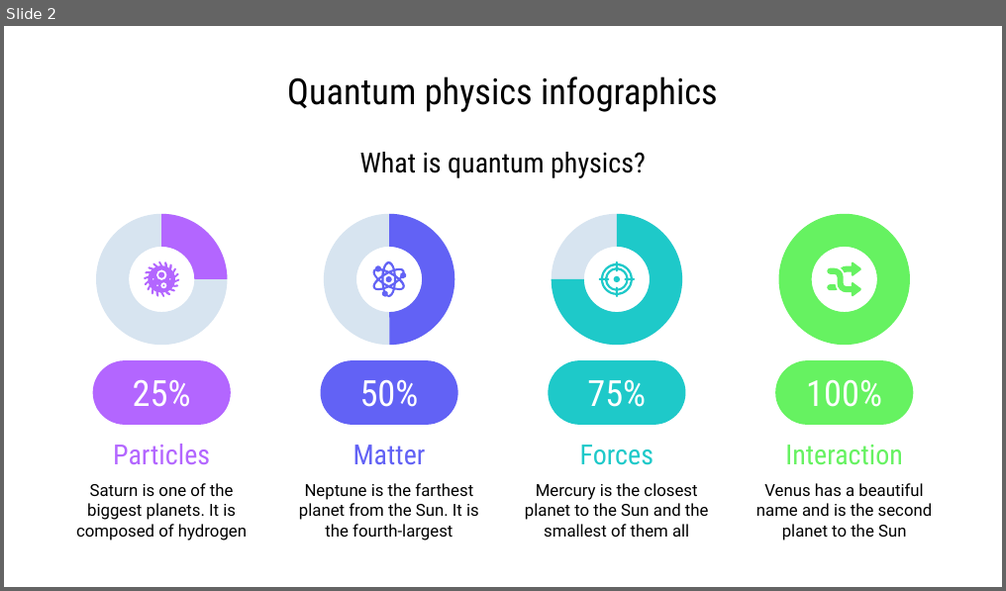
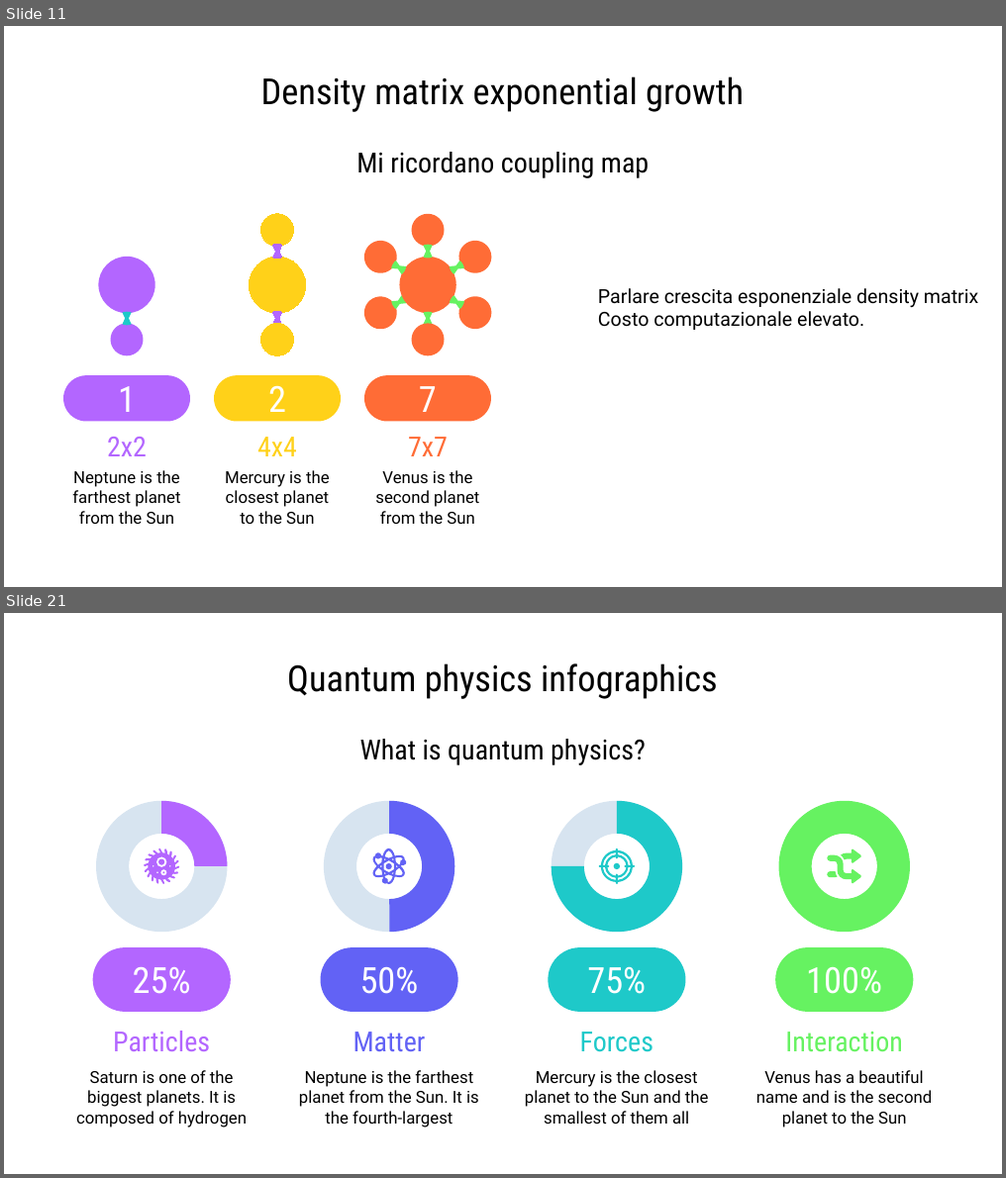
Before and after one commit to Moriarty2002/quantum-information, a slide deck: docs/elaborato.pptx. Shown one above the other, each under a label of ours: slide 2 before the commit, slides 11 and 21 after it; the slides between them are not shown. The pictures are 1006x591 and 1006x1178 pixels, drawn with LibreOffice and Linux fonts; fonts in the diff are those of the drawing. Boxes give left, top, right and bottom in pixels: in the first picture for what was removed or moved away, otherwise in the second. Text is boxed around its words. In the diff, an @@ line names an element or a change of style, - is before the commit and + after.

```diff
--- a/docs/elaborato.pptx
+++ b/docs/elaborato.pptx
@@ slide 11 added at [4,26,1002,587], background #FFFFFF @@
@@ title added at [261,76,744,112], 26 pt, text #000000 @@
+Density matrix exponential growth
@@ text added at [356,152,648,178], 20 pt, text #000000 @@
+Mi ricordano coupling map
@@ freeform shape added at [99,257,155,313], fill #B366FF @@
@@ text added at [598,288,978,330], 14 pt, text #000000 @@
+Parlare crescita esponenziale density matrix
+Costo computazionale elevato.
@@ freeform shape added at [123,311,132,325], fill #1EC9C9 @@
@@ group added at [358,214,498,357]: 13 freeform shapes @@
@@ freeform shape added at [111,323,144,357], fill #B366FF @@
@@ group added at [249,214,305,357]: 5 freeform shapes @@
@@ rounded rectangle added at [63,375,190,421], fill #B366FF, 26 pt, text #FFFFFF @@
+1
@@ rounded rectangle added at [214,375,341,421], fill #FFD119, 26 pt, text #FFFFFF @@
+2
@@ rounded rectangle added at [364,375,491,421], fill #FF6C36, 26 pt, text #FFFFFF @@
+7
@@ text added at [107,437,147,457], 20 pt, text #B366FF @@
+2x2
@@ text added at [257,437,297,457], 20 pt, text #FFD119 @@
+4x4
@@ text added at [408,437,448,457], 20 pt, text #FF6C36 @@
+7x7
@@ text added at [72,471,180,524], 12 pt, text #000000 @@
+Neptune is the farthest planet from the Sun
@@ text added at [225,471,330,524], 12 pt, text #000000 @@
+Mercury is the closest planet to the Sun
@@ text added at [375,471,479,524], 12 pt, text #000000 @@
+Venus is the second planet from the Sun
@@ what was slide 2 is now slide 21 @@
```
Also in this commit, not shown: 2 slides changed, 18 other slides added, 1 other file.
